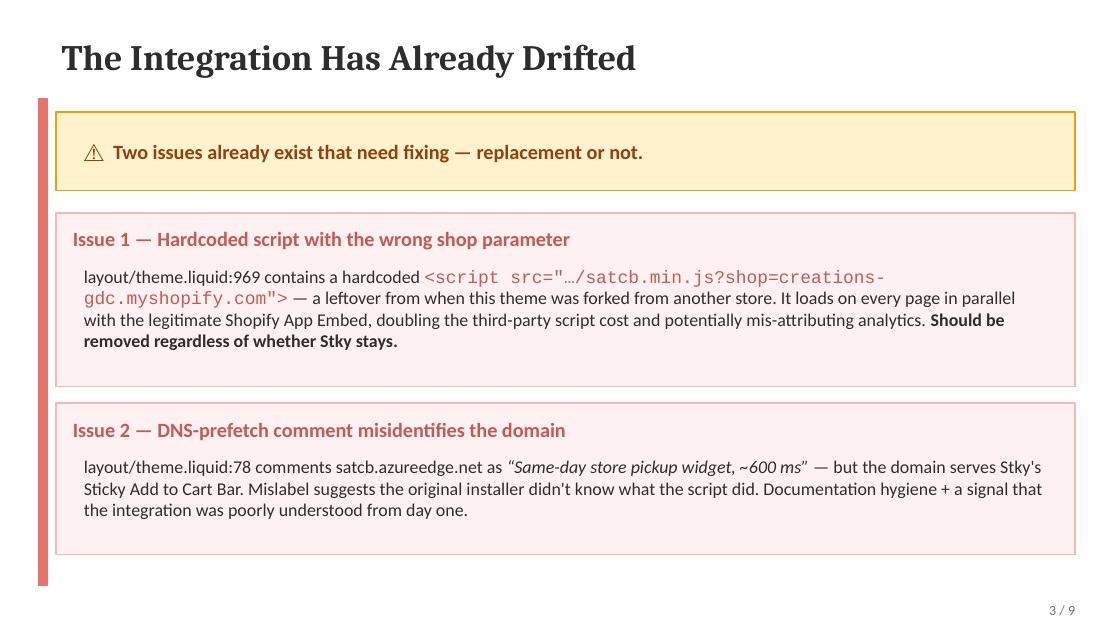
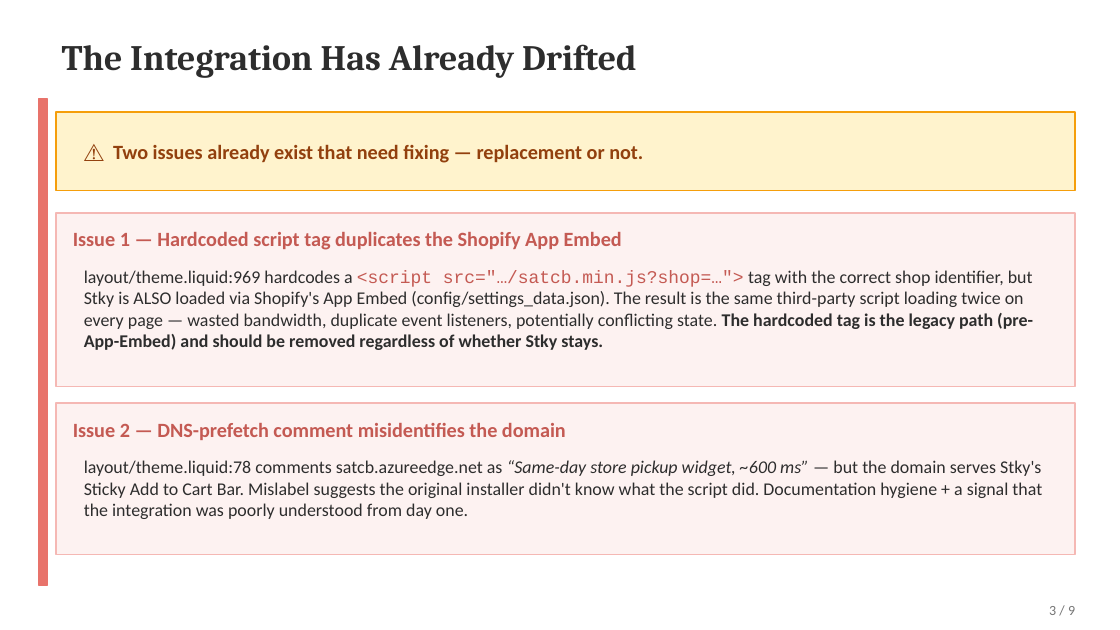
Before and after one commit to jjoson-ai/hairmnl-theme, a slide deck: slide 3 of docs/feasibility-replace-stky.pptx. Drawn at 1120x630 pixels with LibreOffice and Linux fonts; fonts in the diff are those of the drawing. Boxes give left, top, right and bottom in pixels: in the first picture for what was removed or moved away, otherwise in the second. Text is boxed around its words. In the diff, an @@ line names an element or a change of style, - is before the commit and + after.

```diff
--- a/docs/feasibility-replace-stky.pptx
+++ b/docs/feasibility-replace-stky.pptx
@@ text at box(73, 232, 622, 250): text changed @@
-Issue 1 — Hardcoded script with the wrong shop parameter
+Issue 1 — Hardcoded script tag duplicates the Shopify App Embed
@@ text at box(84, 270, 1033, 350): text changed @@
-layout/theme.liquid:969 contains a hardcoded <script src="…/satcb.min.js?shop=creations-gdc.myshopify.com"> — a leftover from when this theme was forked from another store. It loads on every page in parallel with the legitimate Shopify App Embed, doubling the third-party script cost and potentially mis-attributing analytics. Should be removed regardless of whether Stky stays.
+layout/theme.liquid:969 hardcodes a <script src="…/satcb.min.js?shop=…"> tag with the correct shop identifier, but Stky is ALSO loaded via Shopify's App Embed (config/settings_data.json). The result is the same third-party script loading twice on every page — wasted bandwidth, duplicate event listeners, potentially conflicting state. The hardcoded tag is the legacy path (pre-App-Embed) and should be removed regardless of whether Stky stays.
```
Also in this commit, not shown: 2 other slides changed, 2 other files.
